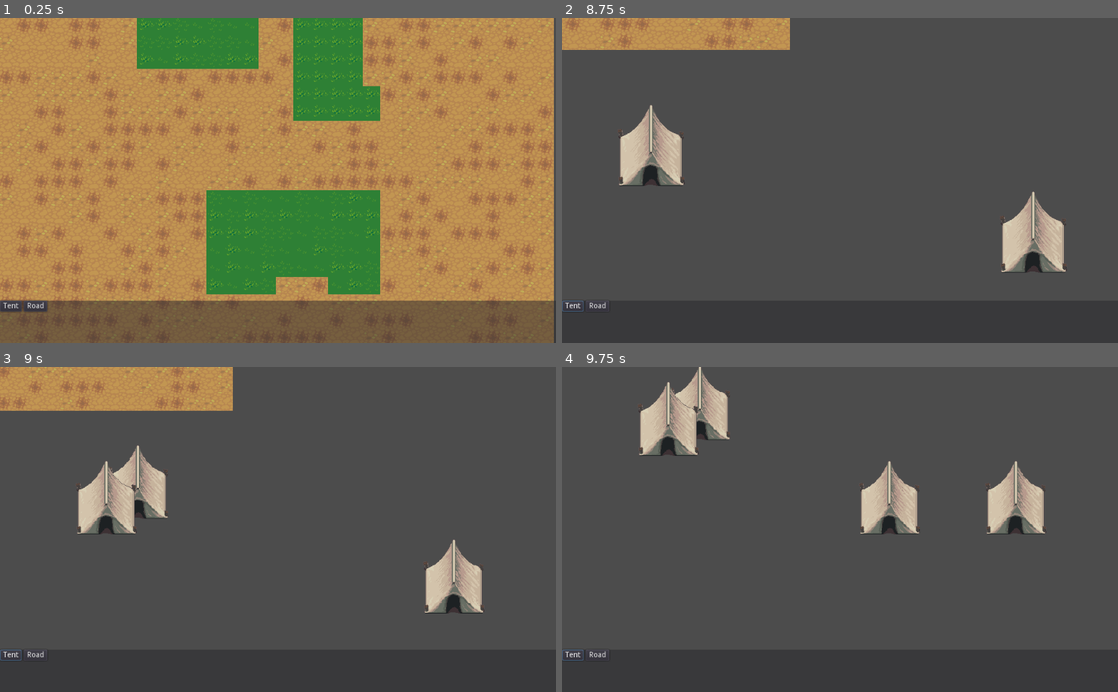
Above: before the commit, frames 1-4 (two rows, left to right).
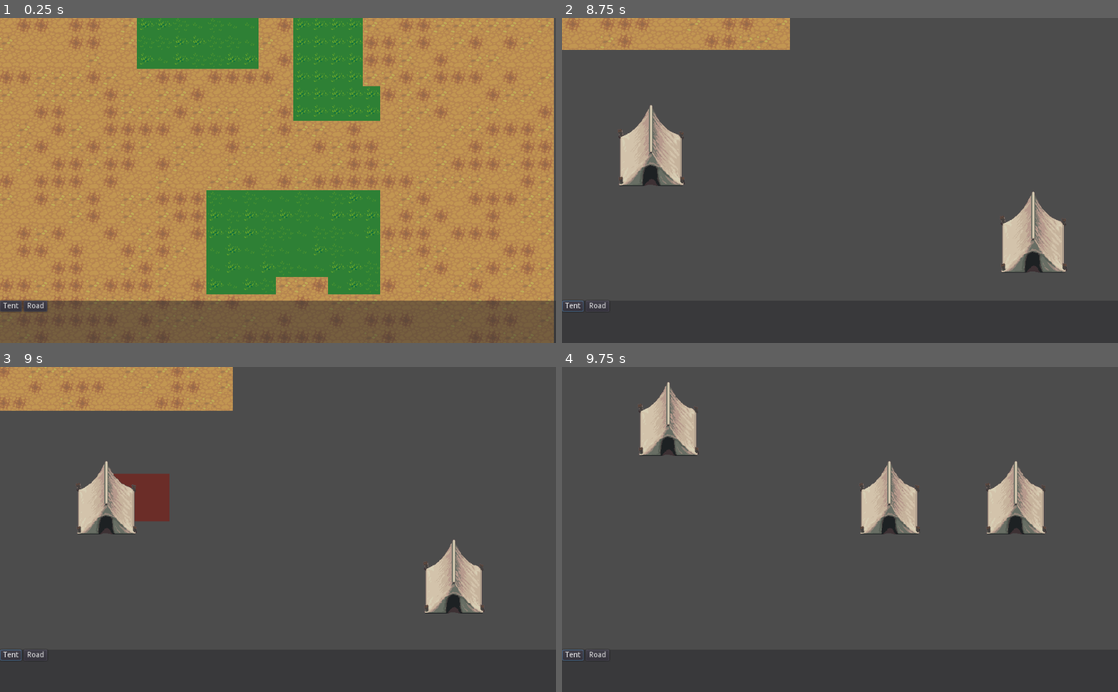
Above: after the commit, the same moments.

Repository: game-prototypes/open-city-prototype
Game: Godot game, scene res://Main.tscn
Two runs of this game, one before a commit and one after it. Both use one fixed random seed, a clock stepped at 60 frames per second and the inputs below.
Inputs (mouse positions are in pixels of both pictures, inside the frame that each line leads up to):
- Up to frame 1 (0.25 s): no input
- Up to frame 2 (8.75 s): click "Tent" at 0.5 s; click "Road" at 1.25 s; click "Tent" at 2 s; click "Road" at 2.75 s; click "Tent" at 3.5 s; click "Road" at 4.25 s; tap Enter at 5, 8 s; move the mouse to (962, 164) at 5.02 s; hold S (camera_padding_down) 5.03-5.78 s; click (962, 164) at 5.17 s; move the mouse to (728, 196) at 5.77 s; tap Left (camera_padding_left) at 5.85 s; click (728, 196) at 5.92 s; tap Space at 6.5 s; move the mouse to (895, 109) at 6.52 s; hold D (camera_padding_right) 6.53-7.28 s; click (895, 109) at 6.67 s; move the mouse to (812, 245) at 7.27 s; tap Up (camera_padding_up) at 7.35 s; click (812, 245) at 7.42 s; move the mouse to (1006, 229) at 8.02 s; hold Mouse wheel up (zoom+) from 8.03 s (still down); click (1006, 229) at 8.17 s
- Up to frame 3 (9 s): tap Space at 8.75 s; move the mouse to (111, 480) at 8.77 s; release Mouse wheel up (zoom+) at 8.78 s; tap Mouse wheel down (zoom-) at 8.85 s; click (111, 480) at 8.92 s
- Up to frame 4 (9.75 s): tap Enter at 9.5 s; move the mouse to (867, 529) at 9.52 s; hold S (camera_padding_down) from 9.53 s (still down); click (867, 529) at 9.67 s

Frames 1-2 are identical in both runs. In frame 3, 1.3% of the frame differs, in the area x 20-31%, y 24-48%; in frame 4, 1.1%.

Commit message:
Check area buildings

Diff:
--- a/Components/Map/Map.gd
+++ b/Components/Map/Map.gd
@@ -2,24 +2,39 @@
 
 onready var terrain = $Terrain
 onready var roads = $Roads
-onready var markers = $Markers
-onready var elements =$Elements
+onready var buildings = $Buildings
+onready var elements = $Elements
 
 var tile_size: int
 
 const BUILDINGS_GROUP = "buildings"
 signal tile_selected(tile, building)
 
+var blocked_tile_id: int
+
 func _ready():
 	assert(terrain.cell_size[0]==roads.cell_size[0], "Error, terrain tile size != roads tile size")
+	assert(buildings.cell_size[0]==roads.cell_size[0], "Error, buildings tile size != roads tile size")
+
 	tile_size=terrain.cell_size[0]
-	print(roads.tile_set.get_tiles_ids(), roads.tile_set.tile_get_name(0))
+
+	blocked_tile_id=buildings.tile_set.find_tile_by_name("red")
+	assert(blocked_tile_id, "Error, blocked_tile_id not found")
 
 func can_build(tile) -> bool:
 	var road_id=roads.get_cell(tile.x, tile.y)
-	return road_id==-1
+	var building_id=buildings.get_cell(tile.x, tile.y)
+	return road_id==-1 and building_id==-1
 
-func build(tile, build, size=1):
+func can_build_area(tile:Vector2, area: Vector2) -> bool:
+	for i in range(tile.x,tile.x+area.x):
+		for j in range(tile.y, tile.y+area.y):
+			if not can_build(Vector2(i, j)):
+				return false
+	return true
+
+
+func build(tile, build, area: Vector2):
 	print("Build in ", tile)
 	var build_instance=build.instance()
 
@@ -28,10 +43,16 @@
 	build_instance.position=Vector2(centered_tile_position.x-tile_size/2, centered_tile_position.y-tile_size/2)
 	build_instance.add_to_group(BUILDINGS_GROUP)
 	elements.add_child(build_instance)
+	build_area(tile,area)
 
 func build_road(tile: Vector2, road_id: int)-> void:
 	print("build road ",road_id, " in tile ", tile)
 	roads.set_cell(tile.x, tile.y, road_id)
+
+func build_area(tile: Vector2, area: Vector2) -> void:
+	for i in range(tile.x,tile.x+area.x):
+		for j in range(tile.y, tile.y+area.y):
+			buildings.set_cell(i, j, blocked_tile_id)
 
 func pos2tile(coords: Vector2) -> Vector2:
 	return Vector2(floor(coords.x/tile_size), floor(coords.y/tile_size))
--- a/Components/Map/Map.tscn
+++ b/Components/Map/Map.tscn
@@ -22,7 +22,8 @@
 format = 1
 tile_data = PoolIntArray( 0, 0, 2, 1, 0, 0, 2, 0, 0, 3, 0, 2, 4, 0, 0, 5, 0, 0, 6, 0, 2, 7, 0, 1, 8, 1, 0, 9, 1, 0, 10, …(8345 unchanged characters)…
 
-[node name="Markers" type="TileMap" parent="."]
+[node name="Buildings" type="TileMap" parent="."]
+visible = false
 tile_set = ExtResource( 4 )
 cell_size = Vector2( 32, 32 )
 format = 1
--- a/Components/Player/Player.gd
+++ b/Components/Player/Player.gd
@@ -25,7 +25,7 @@
 		var overlay_pos=mouse_tile*tile_size
 
 		overlay.visible=true
-		if can_build_range(mouse_tile, selected_build_item_size):
+		if map.can_build_area(mouse_tile, selected_build_item_size):
 			overlay.modulate=green_color
 		else:
 			overlay.modulate=red_color
@@ -39,17 +39,12 @@
 		if map.can_build(tile):
 			map.build_road(tile, 0)
 	elif selected_build_item==tent:
-		if can_build_range(tile, selected_build_item_size):
+		if map.can_build_area(tile, selected_build_item_size):
 			map.build(tile, tent, selected_build_item_size)
 			deselect_build()
 
 
-func can_build_range(tile:Vector2, size: Vector2) -> bool:
-	for i in range(tile.x,tile.x+size.x):
-		for j in range(tile.y, tile.y+size.y):
-			if not map.can_build(Vector2(i, j)):
-				return false
-	return true
+
 
 func deselect_build():
 	selected_build_item=null
